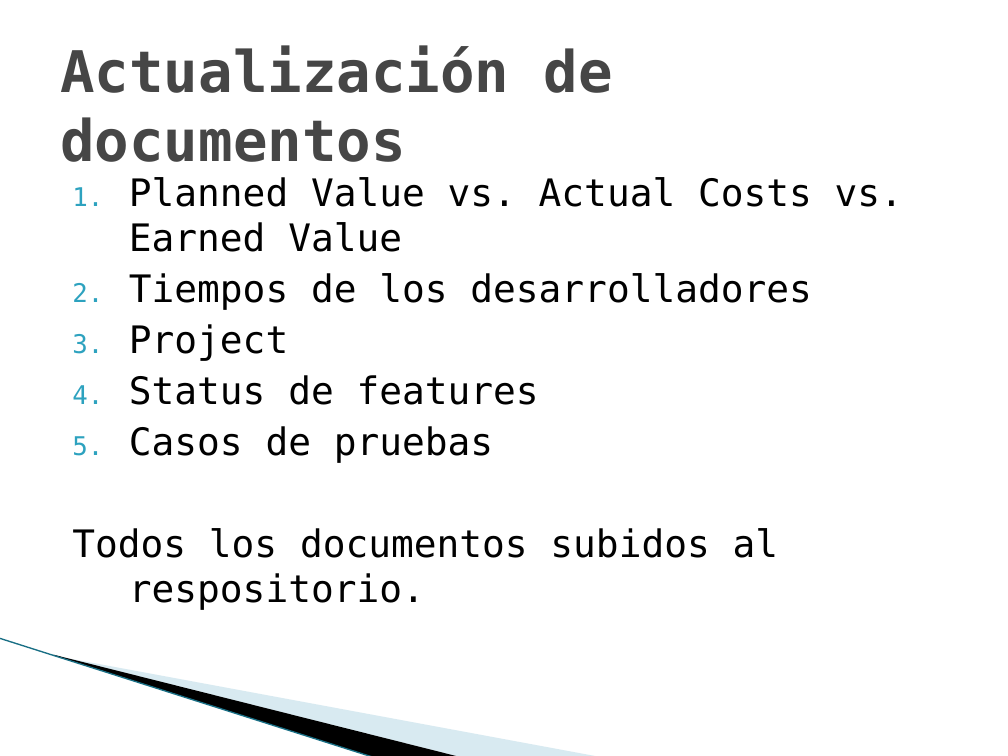
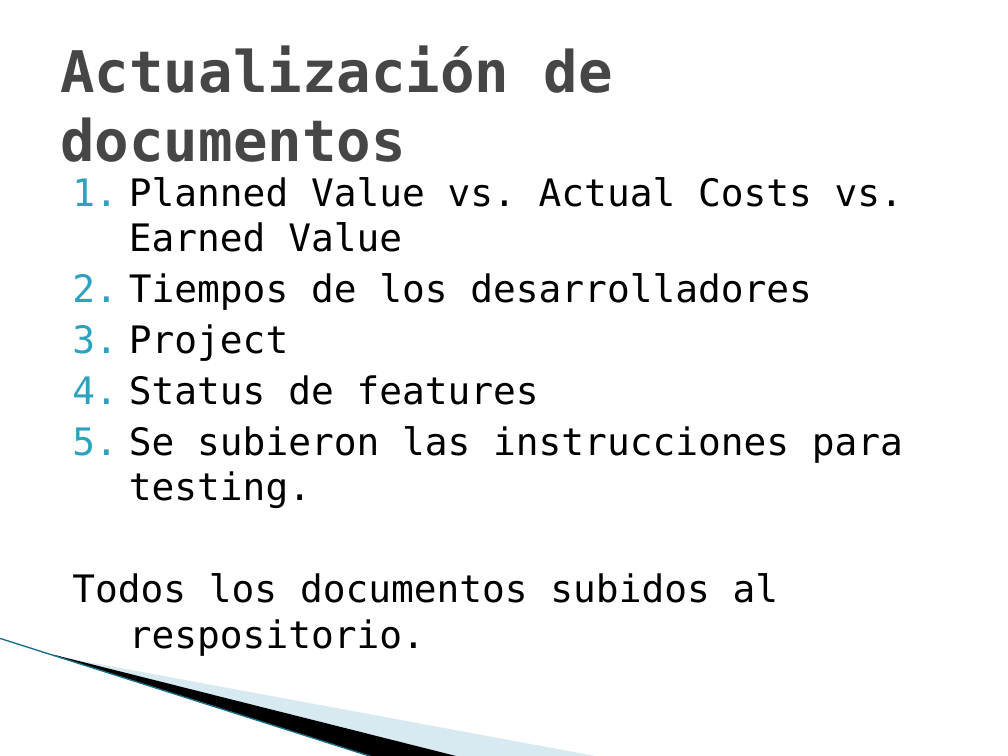
Before and after one commit to googlecode-mirror/qnet-ua2011, a slide deck: slide 3 of Gestion/07_11_11/Executive Managment Summary.ppt. Drawn at 1008x756 pixels with LibreOffice and Linux fonts; fonts in the diff are those of the drawing; background and template pictures are left out. Boxes give left, top, right and bottom in pixels: in the first picture for what was removed or moved away, otherwise in the second. Text is boxed around its words. In the diff, an @@ line names an element or a change of style, - is before the commit and + after.

```diff
--- a/Gestion/07_11_11/Executive Managment Summary.ppt
+++ b/Gestion/07_11_11/Executive Managment Summary.ppt
@@ text at (129, 426, 903, 508): text changed @@
-5. Casos de pruebas
+5. Se subieron las instrucciones para testing.
```
Also in this commit, not shown: 2 other slides changed, 2 other files.
